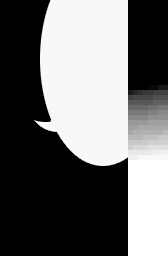
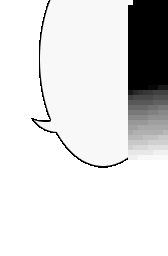
Two versions of the same layered image (168 x 256). Layer-by-layer changes:
painted on "Layer 0" over bbox(0, 0, 133, 256)
